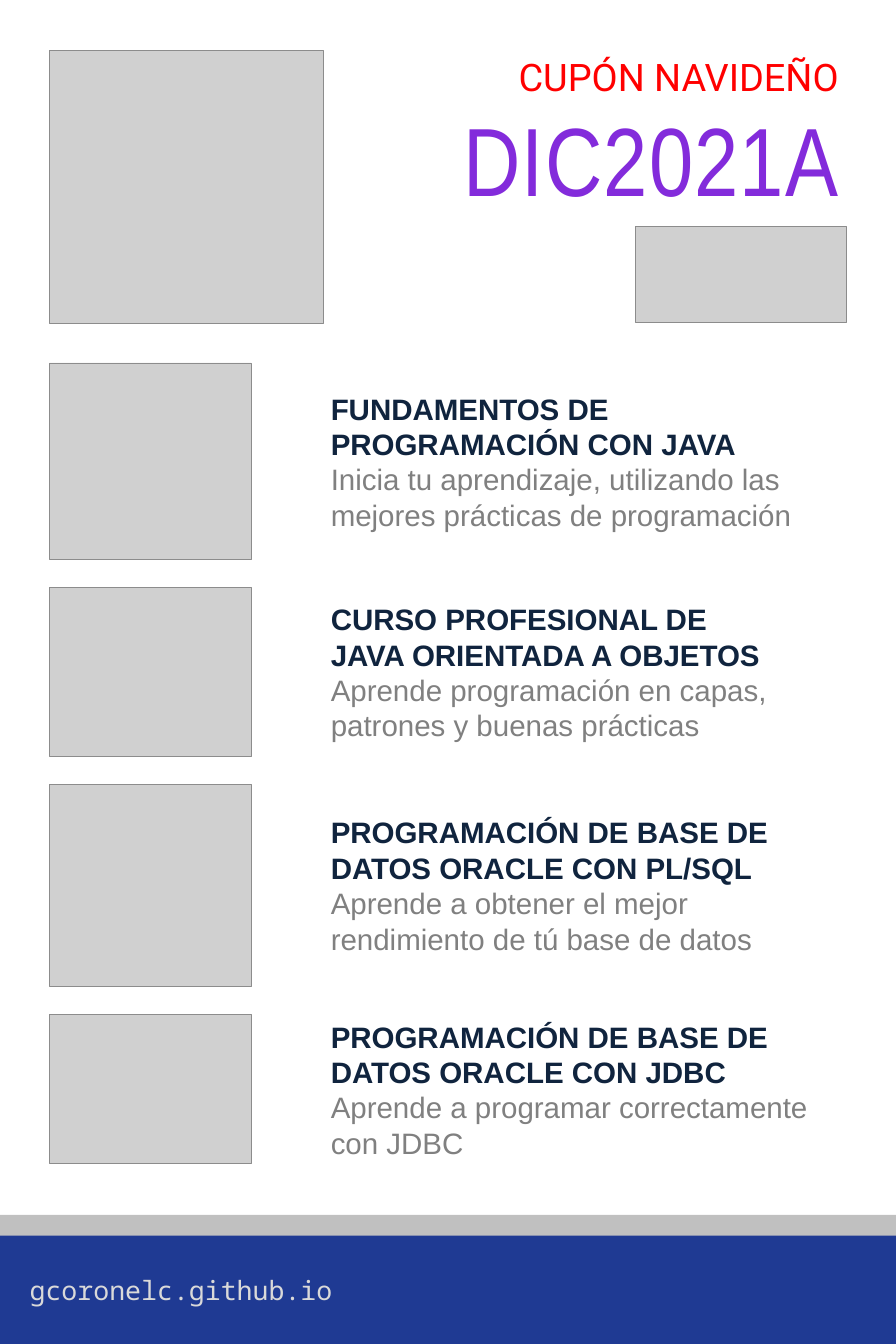
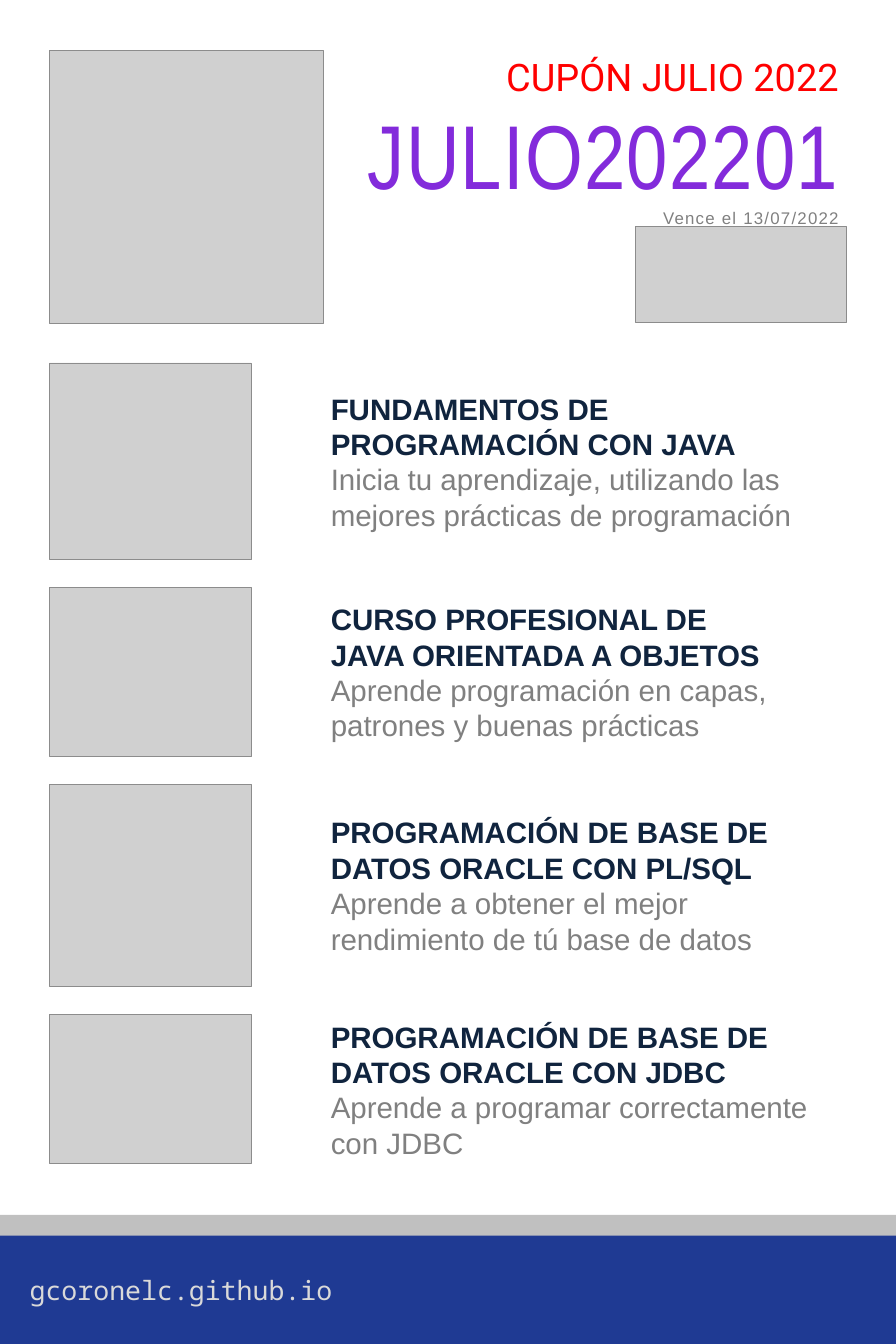
Before and after one commit to gcoronelc/gcoronelc.github.io, a slide deck: slide 1 of img/Publicidad2.pptx. Drawn at 896x1344 pixels with LibreOffice and Linux fonts; fonts in the diff are those of the drawing; grey boxes stand for pictures; background and template pictures are left out. Boxes give left, top, right and bottom in pixels: in the first picture for what was removed or moved away, otherwise in the second. Text is boxed around its words. In the diff, an @@ line names an element or a change of style, - is before the commit and + after.

```diff
--- a/img/Publicidad2.pptx
+++ b/img/Publicidad2.pptx
@@ text at (x1=368, y1=57, x2=838, y2=229): text changed; size 36 to 16 pt; font Roboto to Arial; text colour #FF0000 to #808080 @@
-CUPÓN NAVIDEÑO
-DIC2021A
+CUPÓN JULIO 2022
+JULIO202201
+Vence el 13/07/2022
```
Also in this commit, not shown: 4 other files.
